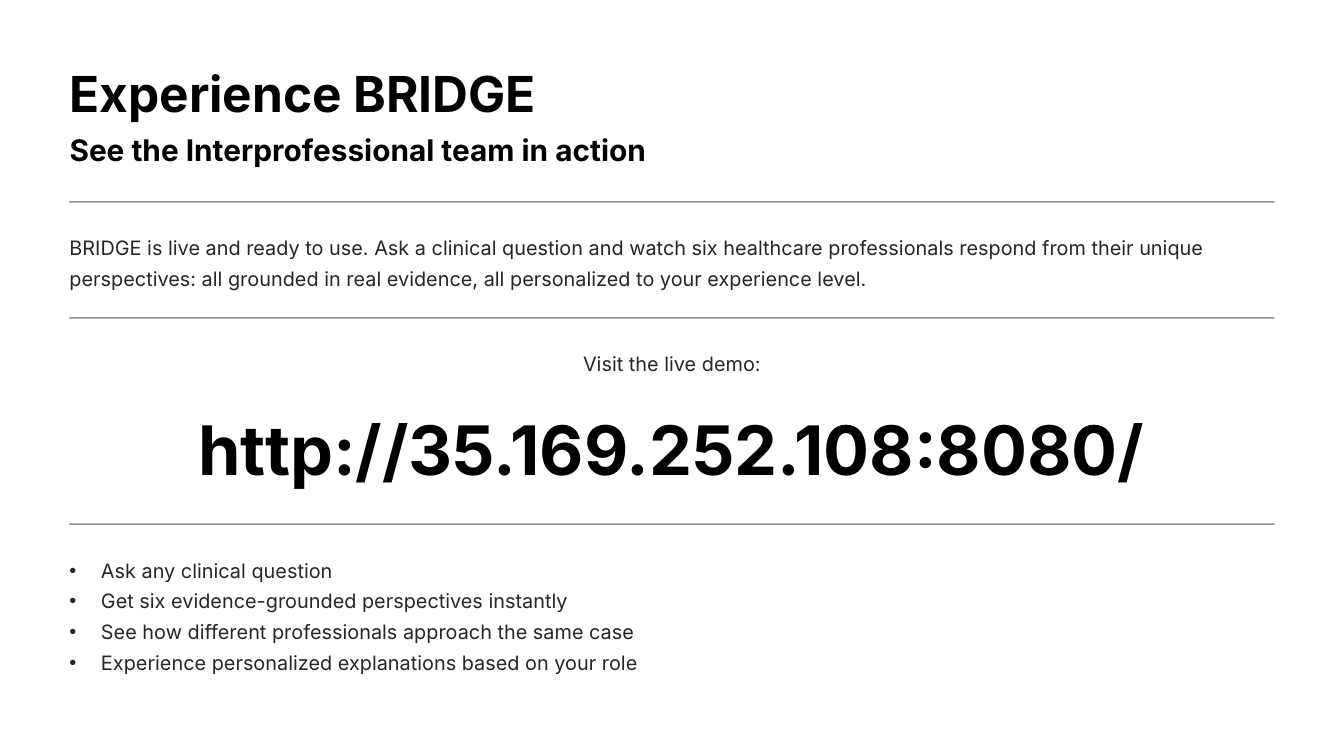
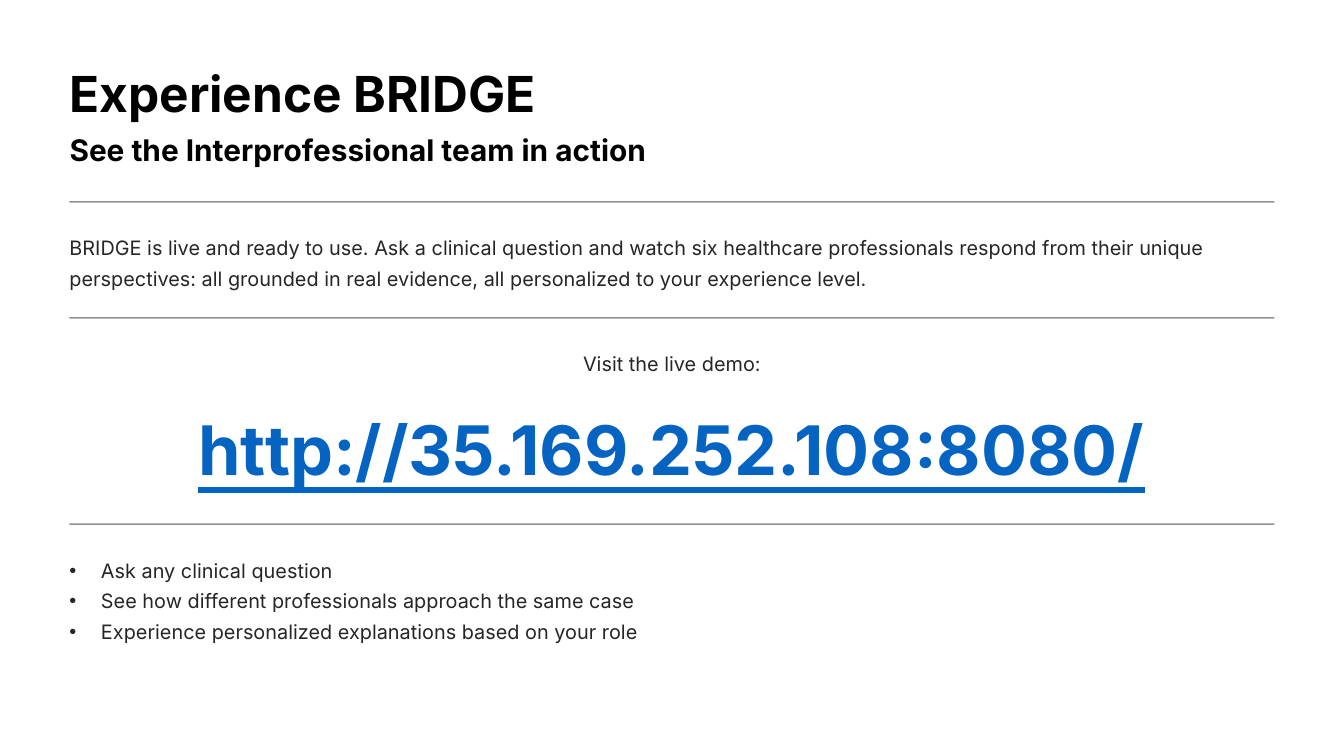
Before and after one commit to Anusha-raju/spring-2026-group1, a slide deck: slide 11 of presentation/bridge.pptx. Drawn at 1344x756 pixels with LibreOffice and Linux fonts; fonts in the diff are those of the drawing; background and template pictures are left out. Boxes give left, top, right and bottom in pixels: in the first picture for what was removed or moved away, otherwise in the second. Text is boxed around its words. In the diff, an @@ line names an element or a change of style, - is before the commit and + after.

```diff
--- a/presentation/bridge.pptx
+++ b/presentation/bridge.pptx
@@ text "http://35.169.252.108:8080/" at [198, 423, 1144, 491]: text colour #000000 to #0563C1, underline on @@
@@ text at [101, 593, 568, 613]: paragraph removed @@
-• Get six evidence-grounded perspectives instantly
```
Also in this commit, not shown: 4 other slides changed.
